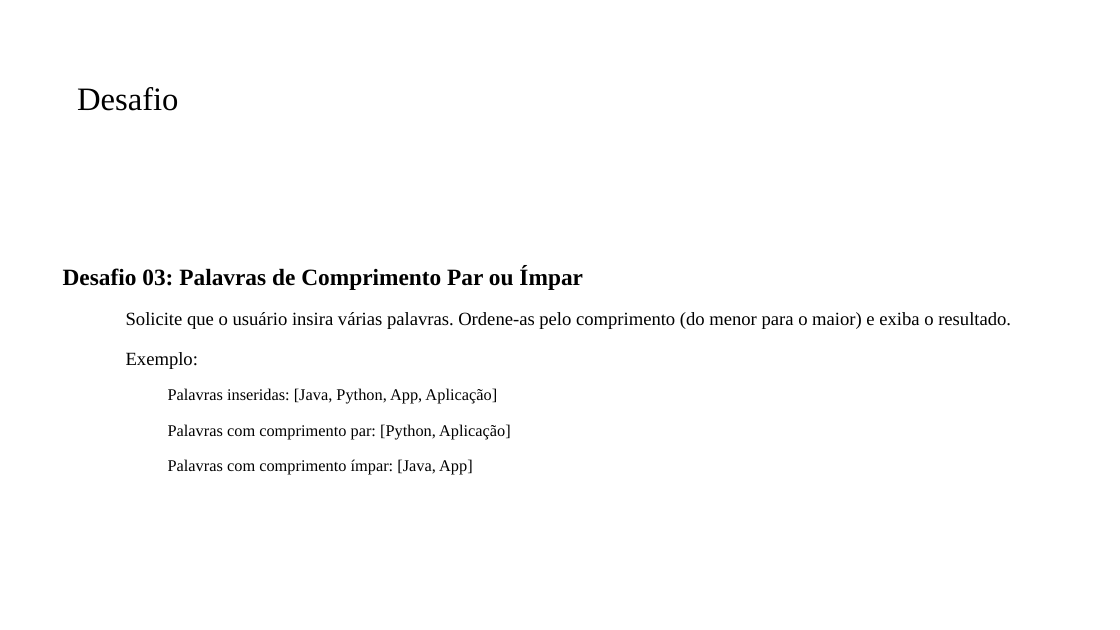
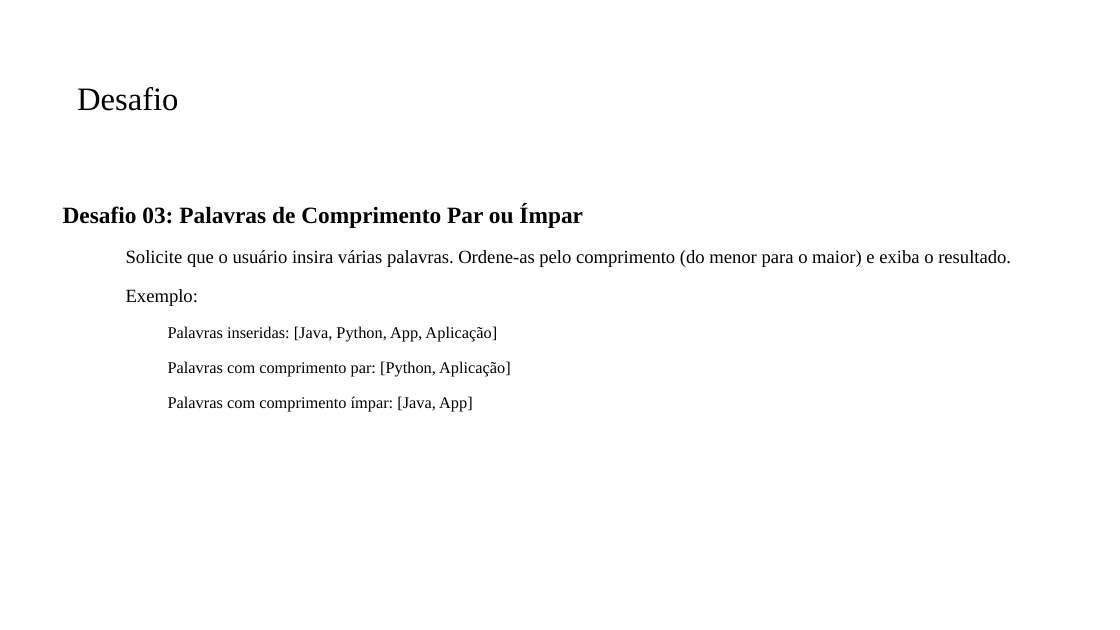
Before and after one commit to PedroMiho/UMC, a slide deck: slide 15 of Projetos de Software/Aula 10 - Enumerações/Array e Listas.pptx. Drawn at 1120x630 pixels with LibreOffice and Linux fonts; fonts in the diff are those of the drawing; background and template pictures are left out. Boxes give left, top, right and bottom in pixels: in the first picture for what was removed or moved away, otherwise in the second. Text is boxed around its words. In the diff, an @@ line names an element or a change of style, - is before the commit and + after.

```diff
--- a/Projetos de Software/Aula 10 - Enumerações/Array e Listas.pptx
+++ b/Projetos de Software/Aula 10 - Enumerações/Array e Listas.pptx
@@ text "Desafio 03: Palavras de Comprimento ...": place and size @@
-text "Desafio 03: Palavras de Comprimento ..." at <box>63,267,1011,475</box>
+text "Desafio 03: Palavras de Comprimento ..." at <box>63,204,1011,412</box>
```
Also in this commit, not shown: 2 other slides changed, 3 other files.
